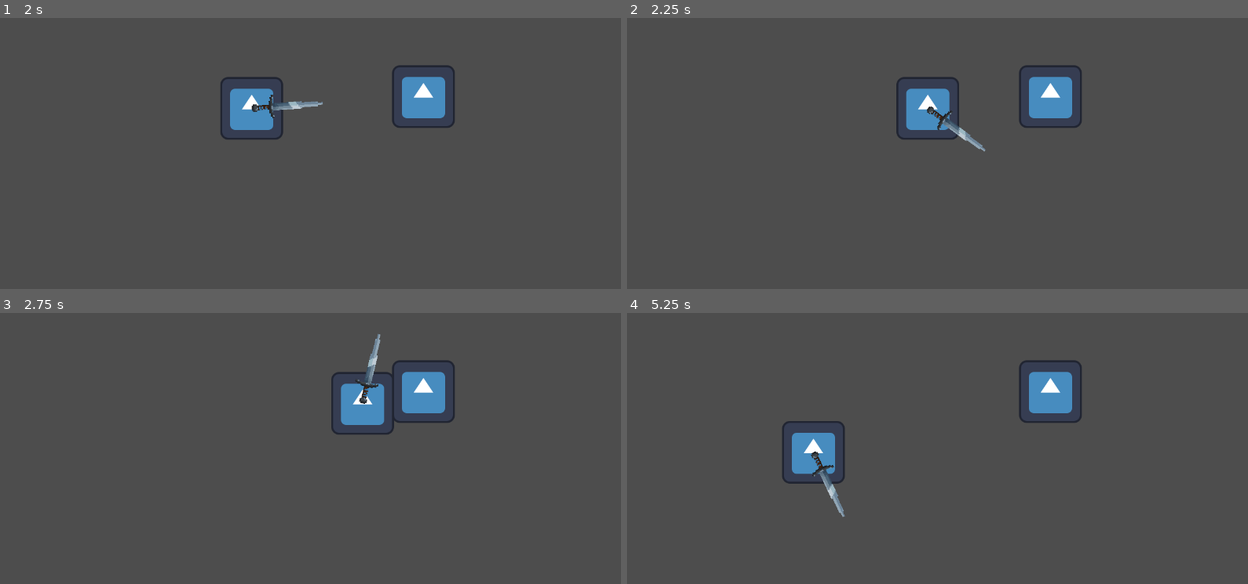
Above: before the commit, frames 1-4 (two rows, left to right).
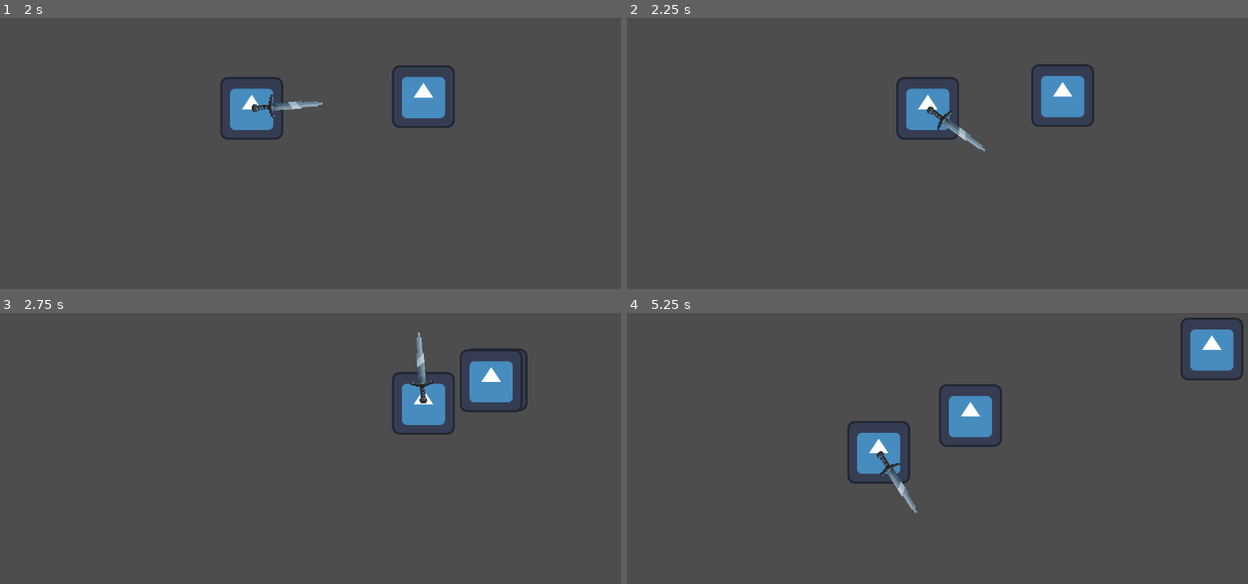
Above: after the commit, the same moments.

Repository: AntonioLive8166GameDev/runes-of-the-forsaken
Game: Godot game, scene res://scenes/test scenes/simple_enemy_3_stage.tscn
Same seed, same stepped clock (60 frames per second), same inputs: the game is played once before the commit and once after it. This scene is started directly instead of the project's main scene. The engine's default icon, where the game draws it, is replaced by a stand-in: a white triangle on a blue panel in a dark square.
Inputs (mouse positions are in pixels of both pictures, inside the frame that each line leads up to):
- Up to frame 1 (2 s): tap Enter at 0.5 s; move the mouse to (453, 93) at 0.52 s; hold D (right) 0.53-1.25 s; tap Backspace at 0.6 s; click (453, 93) at 0.67 s; drag from (186, 129) to (422, 96) at 1.27 s
- Up to frame 2 (2.25 s): move the mouse to (1005, 34) at 2.02 s; hold D (right) from 2.03 s (still down); tap F at 2.1 s; click (1005, 34) at 2.17 s
- Up to frame 3 (2.75 s): keep holding D (right)
- Up to frame 4 (5.25 s): release D (right) at 2.75 s; drag from (912, 478) to (987, 402) at 2.77 s; move the mouse to (1130, 459) at 3.52 s; hold A (left) 3.53-4.25 s; tap Z at 3.6 s; click (1130, 459) at 3.67 s; drag from (751, 353) to (1049, 391) at 4.27 s; move the mouse to (974, 407) at 5.02 s; hold S (down) from 5.03 s (still down); tap Delete at 5.1 s; click (974, 407) at 5.17 s

Frame 1 is identical in both runs. In frame 2, 1.2% of the frame differs, in the area x 63-76%, y 17-41%; in frame 3, 4.1%; in frame 4, 7.0%, in the area x 25-100%, y 1-76%.

Commit message:
Simple enemy 3, Arrow and Collision layers y masks
Simple enemy 3 y Arrow terminados.
Collision layers y masks de todo configurados correctamente

Diff:
--- a/project.godot
+++ b/project.godot
@@ -19,18 +19,16 @@
 [autoload]
 
 GLOBAL="*res://scripts/autoloads/global.gd"
-Signal_Debugger="*res://addons/SignalVisualizer/Debugger/SignalDebugger.gd"
 
 [display]
 
 window/size/viewport_width=1280
 window/size/viewport_height=720
-window/size/resizable=false
 window/stretch/mode="viewport"
 
 [editor_plugins]
 
-enabled=PackedStringArray("res://addons/SignalVisualizer/plugin.cfg", "res://addons/Todo_Manager/plugin.cfg", "res://addons/kanban_tasks/plugin.cfg")
+enabled=PackedStringArray("res://addons/Todo_Manager/plugin.cfg", "res://addons/kanban_tasks/plugin.cfg")
 
 [file_customization]
 
@@ -74,6 +72,13 @@
 ]
 }
 
+[layer_names]
+
+2d_physics/layer_1="Player"
+2d_physics/layer_2="Enemy"
+2d_physics/layer_3="Enemy proyectile"
+2d_physics/layer_4="Weapon"
+
 [rendering]
 
 textures/canvas_textures/default_texture_filter=0
--- a/scenes/Enemies/arrow.gd
+++ b/scenes/Enemies/arrow.gd
@@ -1,5 +1,5 @@
 class_name Arrow
-extends RigidBody2D
+extends Area2D
 ## @experimental
 
 signal damage_player(amount)
@@ -7,12 +7,20 @@
 
 @export var atk : int = 20
 @export var speed : int = 200
+var target_direction : Vector2 = Vector2.ZERO
 
 
-func _ready() -> void:
-	look_at(get_global_mouse_position())
+func _process(delta: float) -> void:
+	position += speed  * target_direction * delta
 
 
+## Needs to be called from the parent node to stablish where te arrow will go.
+func set_target_direction(direction: Vector2) -> void:
+	target_direction = -direction
+
+
+## Hits the player ant then is free
 func _on_player_hit(body: Node) -> void:
 	if body.is_in_group("players"):
 		emit_signal("damage_player", atk)
+		queue_free()
--- a/scenes/Enemies/arrow.tscn
+++ b/scenes/Enemies/arrow.tscn
@@ -1,13 +1,14 @@
 [gd_scene load_steps=4 format=3 uid="uid://dcmmjfnfyg16r"]
 
-[ext_resource type="Script" uid="uid://ja2d54s8g20f" path="res://scenes/Enemies/arrow.gd" id="1_a03gk"]
+[ext_resource type="Script" uid="uid://vyfe1og7bvf3" path="res://scenes/enemies/arrow.gd" id="1_a03gk"]
 [ext_resource type="Texture2D" uid="uid://bi61aj358uhuq" path="res://icon.svg" id="1_akcpe"]
 
 [sub_resource type="RectangleShape2D" id="RectangleShape2D_a03gk"]
 
-[node name="Arrow" type="RigidBody2D" groups=["enemies"]]
+[node name="Arrow" type="Area2D" groups=["enemy_projectiles"]]
+collision_layer = 4
+collision_mask = 5
 script = ExtResource("1_a03gk")
-speed = null
 
 [node name="ArrowSprite" type="Sprite2D" parent="."]
 texture = ExtResource("1_akcpe")
@@ -17,4 +18,3 @@
 shape = SubResource("RectangleShape2D_a03gk")
 
 [connection signal="body_entered" from="." to="." method="_on_player_hit"]
-[connection signal="body_entered" from="." to="." method="_on_body_entered"]
--- a/scenes/Enemies/simple_enemy.tscn
+++ b/scenes/Enemies/simple_enemy.tscn
@@ -1,12 +1,14 @@
 [gd_scene load_steps=4 format=3 uid="uid://b4aaws6hqf22g"]
 
-[ext_resource type="Script" uid="uid://drs7gon0g0mmj" path="res://scenes/Enemies/simple_enemy.gd" id="1_0e48y"]
+[ext_resource type="Script" uid="uid://drs7gon0g0mmj" path="res://scenes/enemies/simple_enemy.gd" id="1_0e48y"]
 [ext_resource type="Texture2D" uid="uid://bi61aj358uhuq" path="res://icon.svg" id="2_epypp"]
 
 [sub_resource type="RectangleShape2D" id="RectangleShape2D_0hol4"]
 size = Vector2(124, 124)
 
 [node name="SimpleEnemy" type="CharacterBody2D" groups=["enemies"]]
+collision_layer = 2
+collision_mask = 9
 script = ExtResource("1_0e48y")
 metadata/_edit_group_ = true
 
@@ -18,6 +20,8 @@
 one_way_collision_margin = 0.0
 
 [node name="DamageTrigger" type="Area2D" parent="." groups=["enemies"]]
+collision_layer = 2
+collision_mask = 9
 
 [node name="TriggerCollision" type="CollisionShape2D" parent="DamageTrigger"]
 shape = SubResource("RectangleShape2D_0hol4")
--- a/scenes/Enemies/simple_enemy_3.gd
+++ b/scenes/Enemies/simple_enemy_3.gd
@@ -1,10 +1,27 @@
 extends CharacterBody2D
 
 @export var max_health: int = 100
+@export var speed: int = 450
+var direction: Vector2 = Vector2.ZERO
 var current_health: int
 
+var _target: Node2D = null
+var _player: Node2D = null
+var arrow: PackedScene = preload("res://scenes/enemies/arrow.tscn")
 func _ready():
 	current_health = max_health
+
+
+func _process(_delta: float) -> void:
+	if _player != null:
+		var angle = get_angle_to(_player.global_position)
+		direction = -Vector2(cos(angle), sin(angle))
+		velocity = speed * direction
+		move_and_slide()
+
+	if _target != null:
+		var angle = get_angle_to(_target.global_position)
+		direction = -Vector2(cos(angle), sin(angle))
 
 
 func take_damage(amount: int):
@@ -18,6 +35,13 @@
 func die():
 	print("¡El arquero ha sido derrotado!")
 	queue_free()  # Elimina al enemigo de la escena.
+
+
+func shoot():
+	var _arrow_instance = arrow.instantiate()
+	add_child(_arrow_instance)
+	#_arrow_instance.position = self.global_position
+	_arrow_instance.set_target_direction(direction)
 
 
 # Cuando el enemigo es atacado, conecta la señal "attack" con take_damage().
@@ -38,3 +62,25 @@
 		weapon.disconnect("attack", take_damage);
 		if not weapon.is_connected("attack", take_damage):
 			print("signal \"attack\" disconnected from take_damage()")
+
+
+func _on_player_margin_body_entered(body: Node2D) -> void:
+	if body.is_in_group("players"):
+		_player = body
+
+
+func _on_player_margin_body_exited(body: Node2D) -> void:
+	if body.is_in_group("players"):
+		_player = null
+
+
+func _on_detection_area_body_entered(body: Node2D) -> void:
+	if body.is_in_group("players"):
+		_target = body
+		$Cooldown.start()
+
+
+func _on_detection_area_body_exited(body: Node2D) -> void:
+	if body.is_in_group("players"):
+		$Cooldown.stop()
+		_target = null
--- a/scenes/Enemies/simple_enemy_3.tscn
+++ b/scenes/Enemies/simple_enemy_3.tscn
@@ -1,7 +1,7 @@
-[gd_scene load_steps=6 format=3 uid="uid://6ge558x1diy1"]
+[gd_scene load_steps=7 format=3 uid="uid://6ge558x1diy1"]
 
 [ext_resource type="Texture2D" uid="uid://bi61aj358uhuq" path="res://icon.svg" id="1_b1pjh"]
-[ext_resource type="Script" path="res://scenes/Enemies/simple_enemy_3.gd" id="1_l7ahk"]
+[ext_resource type="Script" uid="uid://dp1fo3v67p1vm" path="res://scenes/enemies/simple_enemy_3.gd" id="1_l7ahk"]
 
 [sub_resource type="RectangleShape2D" id="RectangleShape2D_l7ahk"]
 size = Vector2(124, 124)
@@ -12,9 +12,15 @@
 [sub_resource type="CircleShape2D" id="CircleShape2D_l7ahk"]
 radius = 241.267
 
+[sub_resource type="CircleShape2D" id="CircleShape2D_6r37a"]
+radius = 598.719
+
 [node name="SimpleEnemy3" type="CharacterBody2D" groups=["enemies"]]
+collision_layer = 2
+collision_mask = 9
 script = ExtResource("1_l7ahk")
 max_health = 80
+speed = 250
 metadata/_edit_group_ = true
 
 [node name="Icon" type="Sprite2D" parent="."]
@@ -30,6 +36,8 @@
 one_way_collision_margin = 0.0
 
 [node name="DamageTrigger" type="Area2D" parent="." groups=["enemies"]]
+collision_layer = 2
+collision_mask = 9
 
 [node name="TriggerCollision" type="CollisionShape2D" parent="DamageTrigger"]
 shape = SubResource("RectangleShape2D_6r37a")
@@ -42,5 +50,19 @@
 scale = Vector2(1.05844, 1.05844)
 shape = SubResource("CircleShape2D_l7ahk")
 
+[node name="DetectionArea" type="Area2D" parent="."]
+
+[node name="Area" type="CollisionShape2D" parent="DetectionArea"]
+shape = SubResource("CircleShape2D_6r37a")
+debug_color = Color(0.59348, 0.00394018, 0.958673, 0.42)
+
+[node name="Cooldown" type="Timer" parent="."]
+wait_time = 2.0
+
 [connection signal="area_entered" from="DamageTrigger" to="." method="_on_damage_trigger_weapon_entered"]
 [connection signal="area_exited" from="DamageTrigger" to="." method="_on_damage_trigger_weapon_exited"]
+[connection signal="body_entered" from="PlayerMargin" to="." method="_on_player_margin_body_entered"]
+[connection signal="body_exited" from="PlayerMargin" to="." method="_on_player_margin_body_exited"]
+[connection signal="body_entered" from="DetectionArea" to="." method="_on_detection_area_body_entered"]
+[connection signal="body_exited" from="DetectionArea" to="." method="_on_detection_area_body_exited"]
+[connection signal="timeout" from="Cooldown" to="." method="shoot"]
--- a/scenes/player/player.gd
+++ b/scenes/player/player.gd
@@ -30,6 +30,7 @@
 	# TODO: Programar disminución de daño recibido ante ataques (defensa).
 	if not invulnerable:
 		hp -= damage
+		print("Damage took, hp: ", hp)
 		if hp <= 0:
 			die()
 
@@ -51,6 +52,8 @@
 func _on_damage_trigger_body_entered(body: Node2D) -> void:
 	if body.is_in_group("enemies") or body.is_in_group("enemy_projectiles") and not body.is_connected("damage_player", take_damage):
 		body.connect("damage_player", take_damage)
+		if body.is_connected("damage_player", take_damage):
+			print("conectao")
 
 
 ## En caso de que [param body] esté en el grupo [code]"enemies"[/code], desconectará [signal Enemy.damage_player] de [method Player.take_damage]
@@ -68,6 +71,8 @@
 func _on_damage_trigger_area_entered(area: Area2D) -> void:
 	if area.is_in_group("enemies") or area.is_in_group("enemy_projectiles") and not area.is_connected("damage_player", take_damage):
 		area.connect("damage_player", take_damage)
+		if area.is_connected("damage_player", take_damage):
+			print("conectao")
 
 
 ## En caso de que [param area] esté en el grupo [code]enemies[/code], desconectará [signal Enemy.damage_player] de [method Player.take_damage]
--- a/scenes/player/player.tscn
+++ b/scenes/player/player.tscn
@@ -8,8 +8,10 @@
 size = Vector2(110, 110)
 
 [sub_resource type="RectangleShape2D" id="RectangleShape2D_gmlin"]
+size = Vector2(31.6234, 31.196)
 
 [node name="Player" type="CharacterBody2D" groups=["players"]]
+collision_mask = 6
 script = ExtResource("1_nll68")
 speed = 500
 
@@ -24,6 +26,7 @@
 scale = Vector2(2.5, 2.5)
 
 [node name="DamageTrigger" type="Area2D" parent="."]
+collision_mask = 6
 
 [node name="TriggerCollision" type="CollisionShape2D" parent="DamageTrigger"]
 scale = Vector2(4.68008, 4.68008)
--- a/scenes/test scenes/simple_enemy_3_stage.tscn
+++ b/scenes/test scenes/simple_enemy_3_stage.tscn
@@ -1,12 +1,14 @@
 [gd_scene load_steps=3 format=3 uid="uid://bjdoaqc50ohbt"]
 
 [ext_resource type="PackedScene" uid="uid://db4qtrsxneyfy" path="res://scenes/player/player.tscn" id="1_wr2yg"]
-[ext_resource type="PackedScene" uid="uid://beuqikw64v443" path="res://scenes/Enemies/simple_enemy_3.tscn" id="2_xlpia"]
+[ext_resource type="PackedScene" uid="uid://6ge558x1diy1" path="res://scenes/enemies/simple_enemy_3.tscn" id="2_xlpia"]
 
 [node name="Enemy3Stage" type="Node2D"]
 
 [node name="Player" parent="." instance=ExtResource("1_wr2yg")]
 position = Vector2(155, 351)
+floor_constant_speed = true
+invulnerable = true
 
 [node name="SimpleEnemy3" parent="." instance=ExtResource("2_xlpia")]
 position = Vector2(863, 327)
--- a/scenes/test scenes/test_scene.tscn
+++ b/scenes/test scenes/test_scene.tscn
@@ -1,7 +1,7 @@
 [gd_scene load_steps=3 format=3 uid="uid://e1jqbwru8k53"]
 
 [ext_resource type="PackedScene" uid="uid://db4qtrsxneyfy" path="res://scenes/player/player.tscn" id="1_a6juh"]
-[ext_resource type="PackedScene" uid="uid://b4aaws6hqf22g" path="res://scenes/Enemies/simple_enemy.tscn" id="2_a6juh"]
+[ext_resource type="PackedScene" uid="uid://b4aaws6hqf22g" path="res://scenes/enemies/simple_enemy.tscn" id="2_a6juh"]
 
 [node name="TestScene" type="Node2D"]
 
--- a/scenes/weapons/basic_sword.tscn
+++ b/scenes/weapons/basic_sword.tscn
@@ -7,6 +7,8 @@
 size = Vector2(10, 60)
 
 [node name="BasicSword" type="Area2D" groups=["weapons"]]
+collision_layer = 8
+collision_mask = 2
 script = ExtResource("1_vggck")
 
 [node name="BasicSwordSprite" type="Sprite2D" parent="."]
